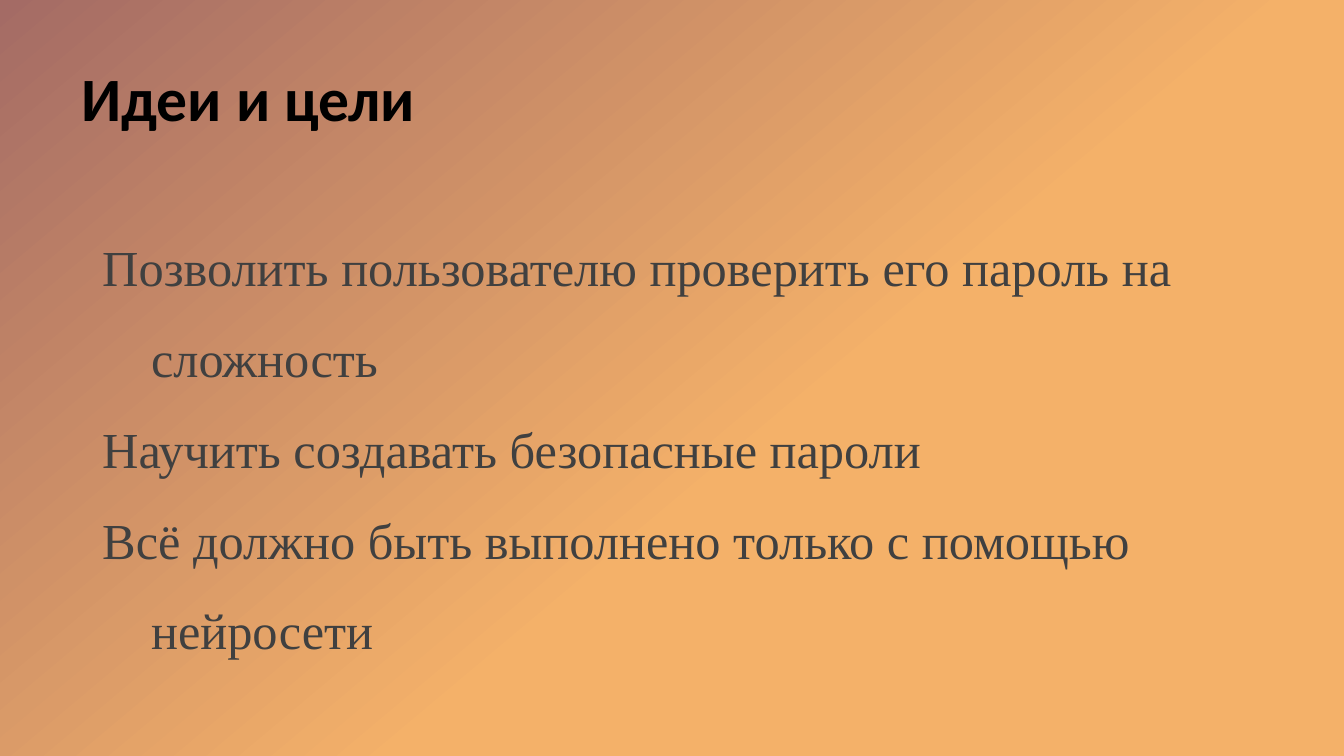
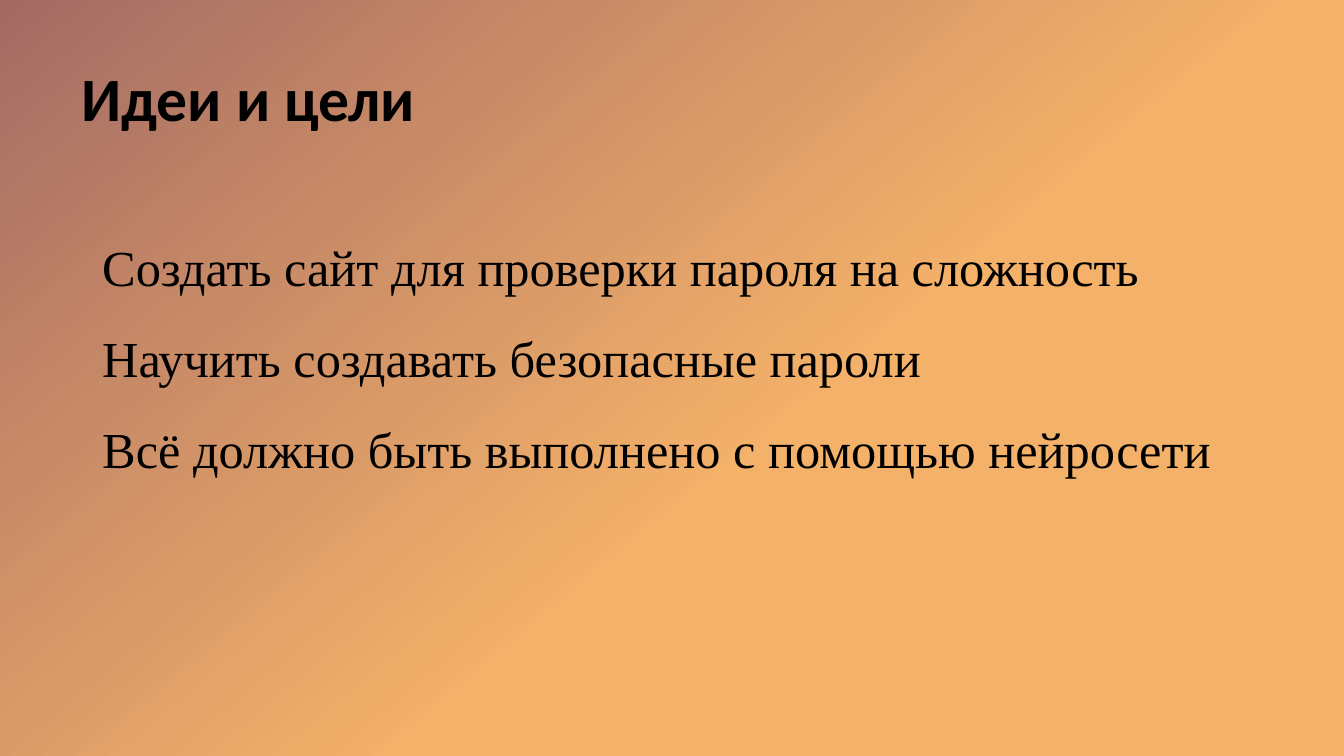
Before and after one commit to andretabunov/check_your_password, a slide deck: slide 2 of Презентация 1.pptx. Drawn at 1344x756 pixels with LibreOffice and Linux fonts; fonts in the diff are those of the drawing. Boxes give left, top, right and bottom in pixels: in the first picture for what was removed or moved away, otherwise in the second. Text is boxed around its words. In the diff, an @@ line names an element or a change of style, - is before the commit and + after.

```diff
--- a/Презентация 1.pptx
+++ b/Презентация 1.pptx
@@ text at (102,251,1139,297): text changed; text colour #404040 to #000000 @@
-Позволить пользователю проверить его пароль на сложность
+Создать сайт для проверки пароля на сложность
@@ text at (102,341,921,388): text colour #404040 to #000000 in "Научить создавать безопасные пароли" @@
@@ text at (102,432,1210,478): text changed; text colour #404040 to #000000 @@
-Всё должно быть выполнено только с помощью нейросети
+Всё должно быть выполнено с помощью нейросети
```
Also in this commit, not shown: 8 other slides changed.
